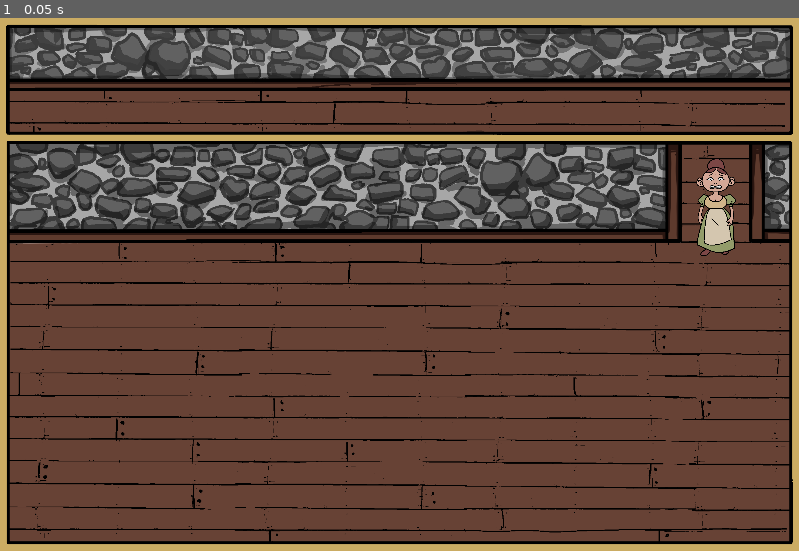
Above: before the commit, frame 1.
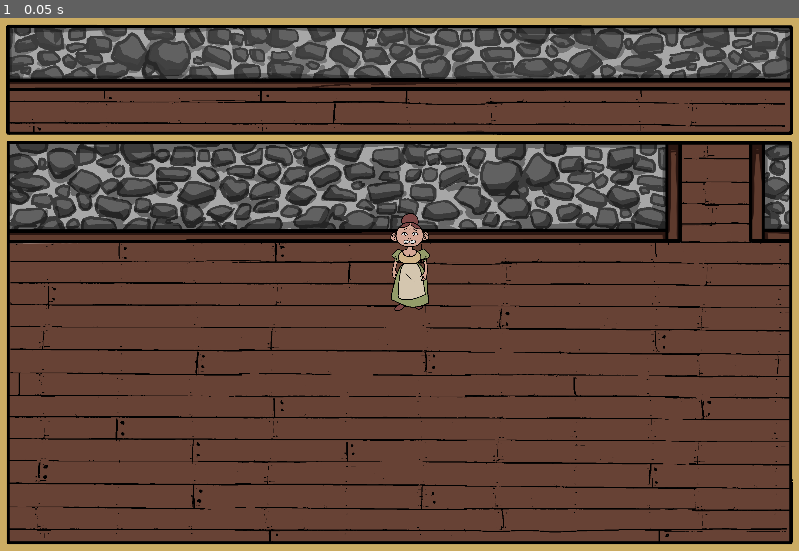
Above: after the commit, the same moment.

Repository: AtomicPotatoEmil/Create_Jam-Fall-2020
Game: Godot game, scene res://bar/Bar.tscn
Two runs of this game, one before a commit and one after it. Both use one fixed random seed, a clock stepped at 60 frames per second and the inputs below. The project has no main scene, so this scene is started directly.
Inputs:
- Up to frame 1 (0.05 s): no input

The runs differ from the first frame. In frame 1, 1.2% of the frame differs, in the area x 48-93%, y 26-55%.

Commit message:
added up, down, left, right animation

Diff:
--- a/src/Player/Player.tscn
+++ b/src/Player/Player.tscn
@@ -1,37 +1,22 @@
-[gd_scene load_steps=9 format=2]
+[gd_scene load_steps=13 format=2]
 
 [ext_resource path="res://Player/assets/Protag_forward_1.png" type="Texture" id=1]
 [ext_resource path="res://Player/assets/Protag_forward_2.png" type="Texture" id=2]
 [ext_resource path="res://Player/assets/Protag_backward_1.png" type="Texture" id=3]
 [ext_resource path="res://Player/assets/Protag_backward_2.png" type="Texture" id=4]
+[ext_resource path="res://Player/assets/Protag_side_1.png" type="Texture" id=5]
+[ext_resource path="res://Player/assets/Protag_side_2.png" type="Texture" id=6]
 
 [sub_resource type="SpriteFrames" id=1]
 animations = [ {
-"frames": [ ExtResource( 1 ), ExtResource( 2 ), ExtResource( 3 ), ExtResource( 4 ) ],
+"frames": [ ExtResource( 1 ), ExtResource( 2 ), ExtResource( 3 ), ExtResource( 4 ), ExtResource( 5 ), ExtResource( 6 ) ],
 "loop": true,
 "name": "player",
 "speed": 5.0
 } ]
 
 [sub_resource type="RectangleShape2D" id=2]
-extents = Vector2( 44.9536, 53.7048 )
-
-[sub_resource type="Animation" id=4]
-resource_name = "up_walk"
-length = 0.4
-loop = true
-tracks/0/type = "value"
-tracks/0/path = NodePath("Sprite:frame")
-tracks/0/interp = 1
-tracks/0/loop_wrap = true
-tracks/0/imported = false
-tracks/0/enabled = true
-tracks/0/keys = {
-"times": PoolRealArray( 0, 0.2 ),
-"transitions": PoolRealArray( 1, 1 ),
-"update": 1,
-"values": [ 2, 3 ]
-}
+extents = Vector2( 44.9536, 50.9531 )
 
 [sub_resource type="Animation" id=3]
 resource_name = "walk_down"
@@ -49,6 +34,105 @@
 "update": 1,
 "values": [ 0, 1 ]
 }
+tracks/1/type = "value"
+tracks/1/path = NodePath("Sprite:scale")
+tracks/1/interp = 1
+tracks/1/loop_wrap = true
+tracks/1/imported = false
+tracks/1/enabled = true
+tracks/1/keys = {
+"times": PoolRealArray( 0 ),
+"transitions": PoolRealArray( 1 ),
+"update": 0,
+"values": [ Vector2( 0.6, 0.6 ) ]
+}
+
+[sub_resource type="Animation" id=5]
+resource_name = "walk_left"
+length = 0.4
+loop = true
+tracks/0/type = "value"
+tracks/0/path = NodePath("Sprite:scale")
+tracks/0/interp = 1
+tracks/0/loop_wrap = true
+tracks/0/imported = false
+tracks/0/enabled = true
+tracks/0/keys = {
+"times": PoolRealArray( 0 ),
+"transitions": PoolRealArray( 1 ),
+"update": 0,
+"values": [ Vector2( -0.6, 0.6 ) ]
+}
+tracks/1/type = "value"
+tracks/1/path = NodePath("Sprite:frame")
+tracks/1/interp = 1
+tracks/1/loop_wrap = true
+tracks/1/imported = false
+tracks/1/enabled = true
+tracks/1/keys = {
+"times": PoolRealArray( 0, 0.2 ),
+"transitions": PoolRealArray( 1, 1 ),
+"update": 1,
+"values": [ 4, 5 ]
+}
+
+[sub_resource type="Animation" id=6]
+resource_name = "walk_right"
+length = 0.4
+loop = true
+tracks/0/type = "value"
+tracks/0/path = NodePath("Sprite:scale")
+tracks/0/interp = 1
+tracks/0/loop_wrap = true
+tracks/0/imported = false
+tracks/0/enabled = true
+tracks/0/keys = {
+"times": PoolRealArray( 0 ),
+"transitions": PoolRealArray( 1 ),
+"update": 0,
+"values": [ Vector2( 0.6, 0.6 ) ]
+}
+tracks/1/type = "value"
+tracks/1/path = NodePath("Sprite:frame")
+tracks/1/interp = 1
+tracks/1/loop_wrap = true
+tracks/1/imported = false
+tracks/1/enabled = true
+tracks/1/keys = {
+"times": PoolRealArray( 0, 0.2 ),
+"transitions": PoolRealArray( 1, 1 ),
+"update": 1,
+"values": [ 4, 5 ]
+}
+
+[sub_resource type="Animation" id=4]
+resource_name = "walk_up"
+length = 0.4
+loop = true
+tracks/0/type = "value"
+tracks/0/path = NodePath("Sprite:frame")
+tracks/0/interp = 1
+tracks/0/loop_wrap = true
+tracks/0/imported = false
+tracks/0/enabled = true
+tracks/0/keys = {
+"times": PoolRealArray( 0, 0.2 ),
+"transitions": PoolRealArray( 1, 1 ),
+"update": 1,
+"values": [ 2, 3 ]
+}
+tracks/1/type = "value"
+tracks/1/path = NodePath("Sprite:scale")
+tracks/1/interp = 1
+tracks/1/loop_wrap = true
+tracks/1/imported = false
+tracks/1/enabled = true
+tracks/1/keys = {
+"times": PoolRealArray( 0 ),
+"transitions": PoolRealArray( 1 ),
+"update": 0,
+"values": [ Vector2( 0.6, 0.6 ) ]
+}
 
 [node name="Player" type="KinematicBody2D"]
 
@@ -60,9 +144,11 @@
 offset = Vector2( 0, -180 )
 
 [node name="HitBox" type="CollisionShape2D" parent="."]
-position = Vector2( -2.04169, -30.4258 )
+position = Vector2( 0.952026, -28.0309 )
 shape = SubResource( 2 )
 
 [node name="AnimationPlayer" type="AnimationPlayer" parent="."]
-anims/up_walk = SubResource( 4 )
 anims/walk_down = SubResource( 3 )
+anims/walk_left = SubResource( 5 )
+anims/walk_right = SubResource( 6 )
+anims/walk_up = SubResource( 4 )
--- a/src/bar/Bar.tscn
+++ b/src/bar/Bar.tscn
@@ -80,7 +80,7 @@
 shape = SubResource( 3 )
 
 [node name="Player" parent="YSort" instance=ExtResource( 6 )]
-position = Vector2( 967.24, 309.701 )
+position = Vector2( 553.615, 383.678 )
 scale = Vector2( 0.5, 0.5 )
 
 [node name="BorderOutline" type="Sprite" parent="."]
Binary file added: src/Player/assets/Protag_side_1.png
Not shown, added: src/Player/assets/Protag_side_1.png.import
Binary file added: src/Player/assets/Protag_side_2.png
Not shown, added: src/Player/assets/Protag_side_2.png.import
